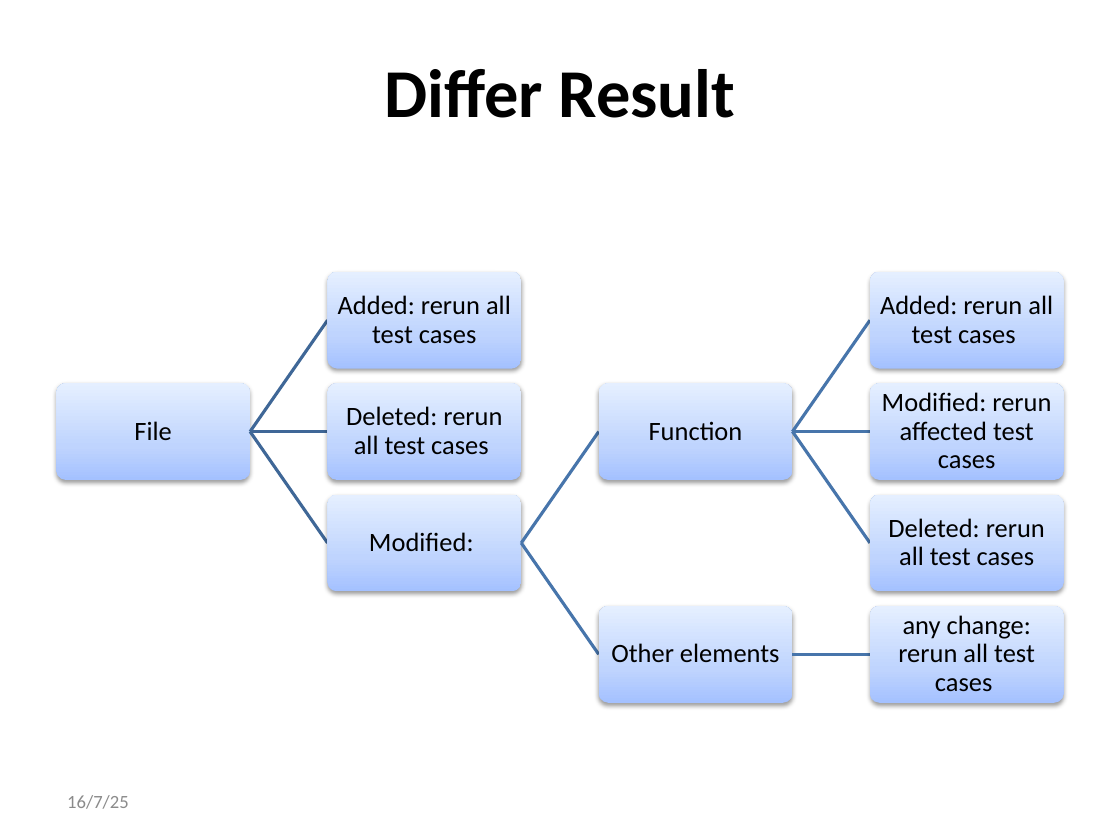
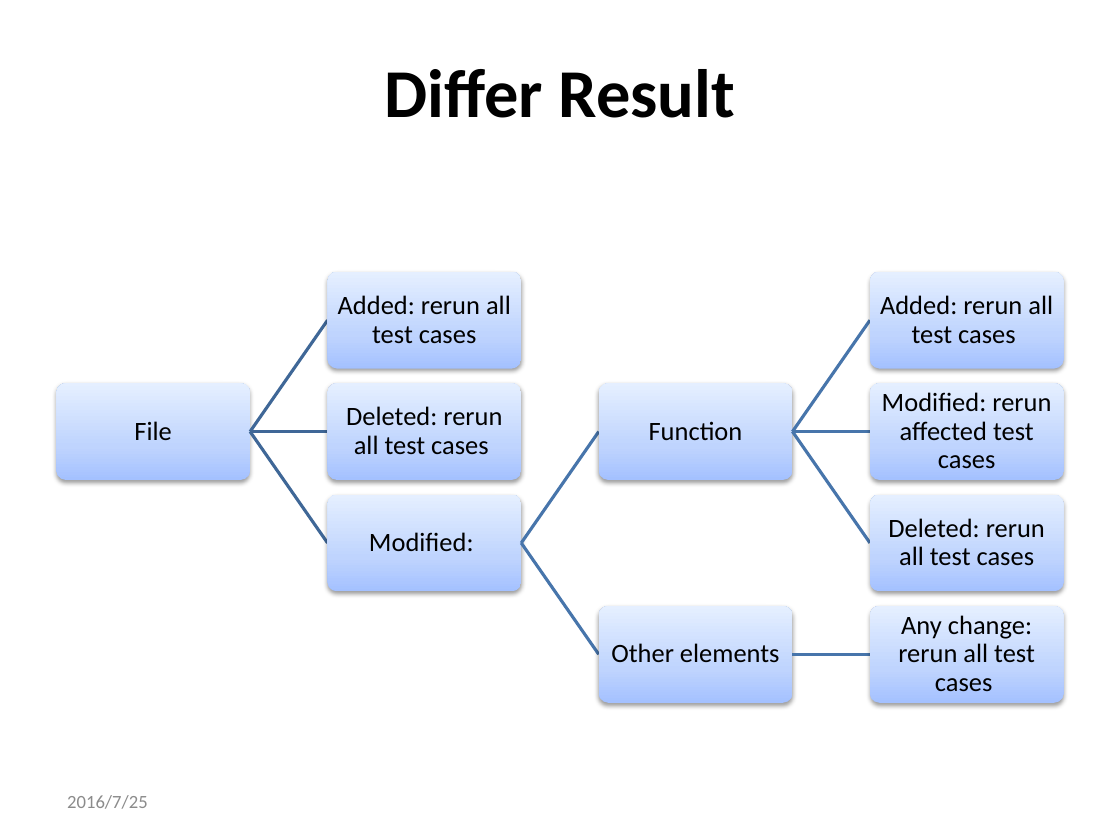
Before and after one commit to qwordy/IUT, a slide deck: slide 13 of doc/Final Presentation/Incremental_Unit_Testing-20160725-v3.pptx. Drawn at 1120x840 pixels with LibreOffice and Linux fonts; fonts in the diff are those of the drawing. Boxes give left, top, right and bottom in pixels: in the first picture for what was removed or moved away, otherwise in the second. Text is boxed around its words. In the diff, an @@ line names an element or a change of style, - is before the commit and + after.

```diff
--- a/doc/Final Presentation/Incremental_Unit_Testing-20160725-v3.pptx
+++ b/doc/Final Presentation/Incremental_Unit_Testing-20160725-v3.pptx
@@ text at (898,615,1035,692): text changed @@
-any change: rerun all test cases
+Any change: rerun all test cases
@@ text at (67,795,148,809): text changed @@
-16/7/25
+2016/7/25
```
Also in this commit, not shown: 30 other slides changed, 1 slide removed.
